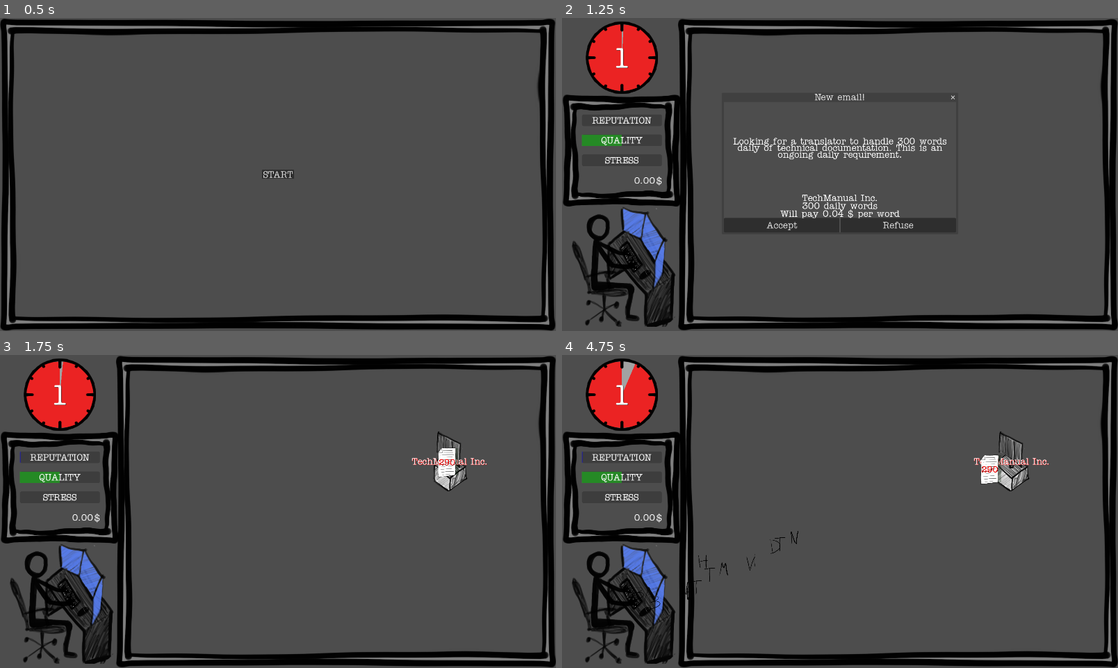
Above: before the commit, frames 1-4 (two rows, left to right).
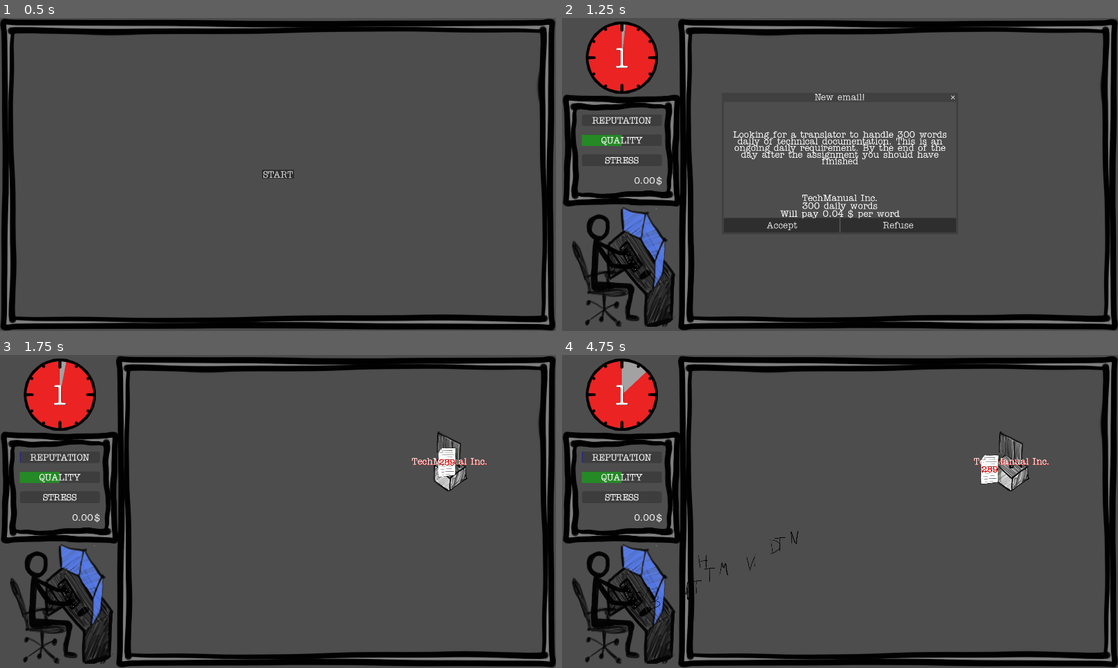
Above: after the commit, the same moments.

Repository: ildede/game-off-2025
Game: Godot game, scene res://scenes/ui/start_screen/start.tscn
Same seed, same stepped clock (60 frames per second), same inputs: the game is played once before the commit and once after it.
Inputs (mouse positions are in pixels of both pictures, inside the frame that each line leads up to):
- Up to frame 1 (0.5 s): no input
- Up to frame 2 (1.25 s): click "START" at 0.5 s
- Up to frame 3 (1.75 s): click "Accept" at 1.25 s
- Up to frame 4 (4.75 s): click (1012, 461) at 2 s; click (1012, 461) at 2.75 s; click (1012, 461) at 3.5 s; move the mouse to (962, 495) at 4.27 s

Frame 1 is identical in both runs. In frame 2, 1.6% of the frame differs, in the area x 10-70%, y 2-47%; in frame 3, less than 0.1%; in frame 4, 0.2%.

Commit message:
task with different deadlines

Diff:
--- a/autoloads/global.gd
+++ b/autoloads/global.gd
@@ -71,8 +71,8 @@
 	game_state = State.new()
 
 class Config:
-	var day_lenght_in_seconds: float = 60
-	var seconds_between_events: int = 20
+	var day_lenght_in_seconds: float = 30
+	var seconds_between_events: int = 10
 	var words_per_letter: int = 10
 	var max_stress_level: float = 100
 
--- a/data/clients.json
+++ b/data/clients.json
@@ -3,28 +3,32 @@
     {
       "id": "client_1",
       "name": "Global News Network",
-      "engagement_email": "We need daily translation of 500 words from our international news feed. Can you handle this recurring assignment?",
+      "engagement_email": "We need daily translation of 500 words from our international news feed. Can you handle this recurring assignment? Deadline is 3 days",
+      "deadline_in_days": 3,
       "daily_words": 500,
       "payment_per_word": 0.04
     },
     {
       "id": "client_2",
       "name": "TechManual Inc.",
-      "engagement_email": "Looking for a translator to handle 300 words daily of technical documentation. This is an ongoing daily requirement.",
+      "engagement_email": "Looking for a translator to handle 300 words daily of technical documentation. This is an ongoing daily requirement. By the end of the day after the assignment you should have finished",
+      "deadline_in_days": 1,
       "daily_words": 300,
       "payment_per_word": 0.04
     },
     {
       "id": "client_3",
       "name": "E-commerce Solutions",
-      "engagement_email": "We require daily translation of product descriptions, it should be around 100 words per task. This is a recurring daily task for our online store.",
+      "engagement_email": "We require daily translation of product descriptions, it should be around 100 words per task. This is a recurring daily task for our online store. A given task must be finished by the end of the day.",
+      "deadline_in_days": 0,
       "daily_words": 100,
       "payment_per_word": 0.08
     },
     {
       "id": "client_4",
       "name": "Academic Press",
-      "engagement_email": "We need 350 words translated daily for our research publications. This is a steady daily commitment we can offer.",
+      "engagement_email": "We need 350 words translated daily for our research publications. This is a steady daily commitment we can offer. The day after tomorrow is the deadline",
+      "deadline_in_days": 2,
       "daily_words": 350,
       "payment_per_word": 0.04
     }
--- a/scenes/game/entities/client/client.gd
+++ b/scenes/game/entities/client/client.gd
@@ -8,6 +8,7 @@
 var translator: Node2D
 var daily_words: int = 0
 var payment_per_word: float = 0
+var deadline_in_days: int = 0
 
 func _ready() -> void:
 	$Timer.start(Global.game_config.day_lenght_in_seconds)
@@ -25,10 +26,11 @@
 	$Name.text = client_data.get("name", "Cliente")
 	daily_words = client_data.get("daily_words", 1)
 	payment_per_word = client_data.get("payment_per_word", 0.01)
+	deadline_in_days = client_data.get("deadline_in_days", 0)
 	_on_timer_timeout()
 
 func _on_timer_timeout() -> void:
-	var task = task_scene.instantiate()
-	task.initialize(daily_words, payment_per_word)
+	var task: Task = task_scene.instantiate()
+	task.initialize(daily_words, payment_per_word, deadline_in_days)
 	path_to_translator.add_child(task)
 	Global.client_send_task.emit(task)
--- a/scenes/game/entities/task/task.gd
+++ b/scenes/game/entities/task/task.gd
@@ -14,11 +14,13 @@
 	self.progress_ratio = lerp(0, 1, running_time / total_time)
 	rotation = 0
 
-func initialize(daily_words: int, payment_per_word: float):
-	var actual_words = daily_words + randi_range(-50, 50)
+func initialize(daily_words: int, payment_per_word: float, deadline_in_days: int):
+	var variation = roundi(daily_words * 0.05)
+	var actual_words = daily_words + randi_range(-variation, +variation)
 	$ProgressBar.max_value = actual_words
 	$Label.text = str(actual_words)
 	money_value = actual_words * payment_per_word
+	total_time = Global.game_config.day_lenght_in_seconds * (deadline_in_days + 1)
 
 func update_progress(letter: Letter) -> bool:
 	$ProgressBar.value += letter.word_count
